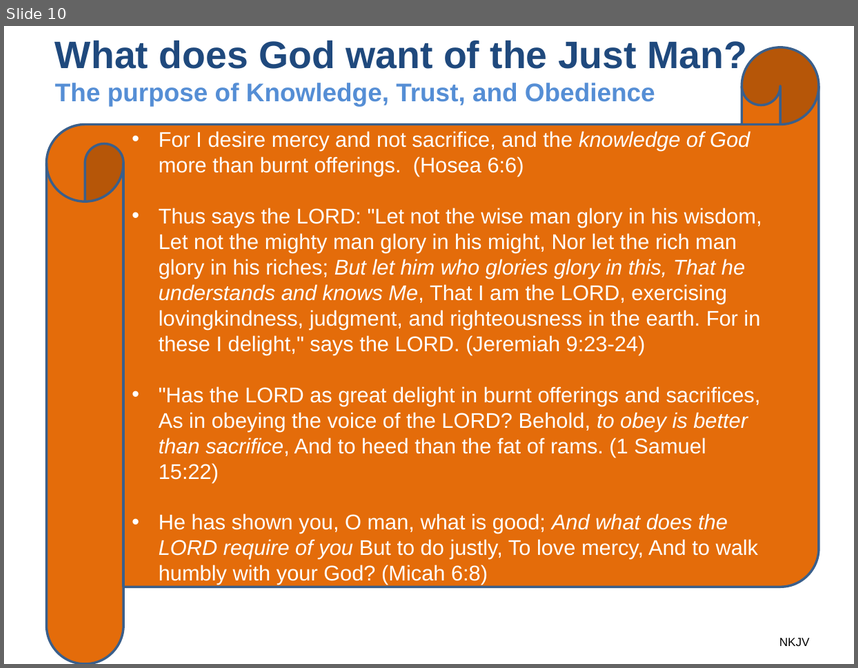
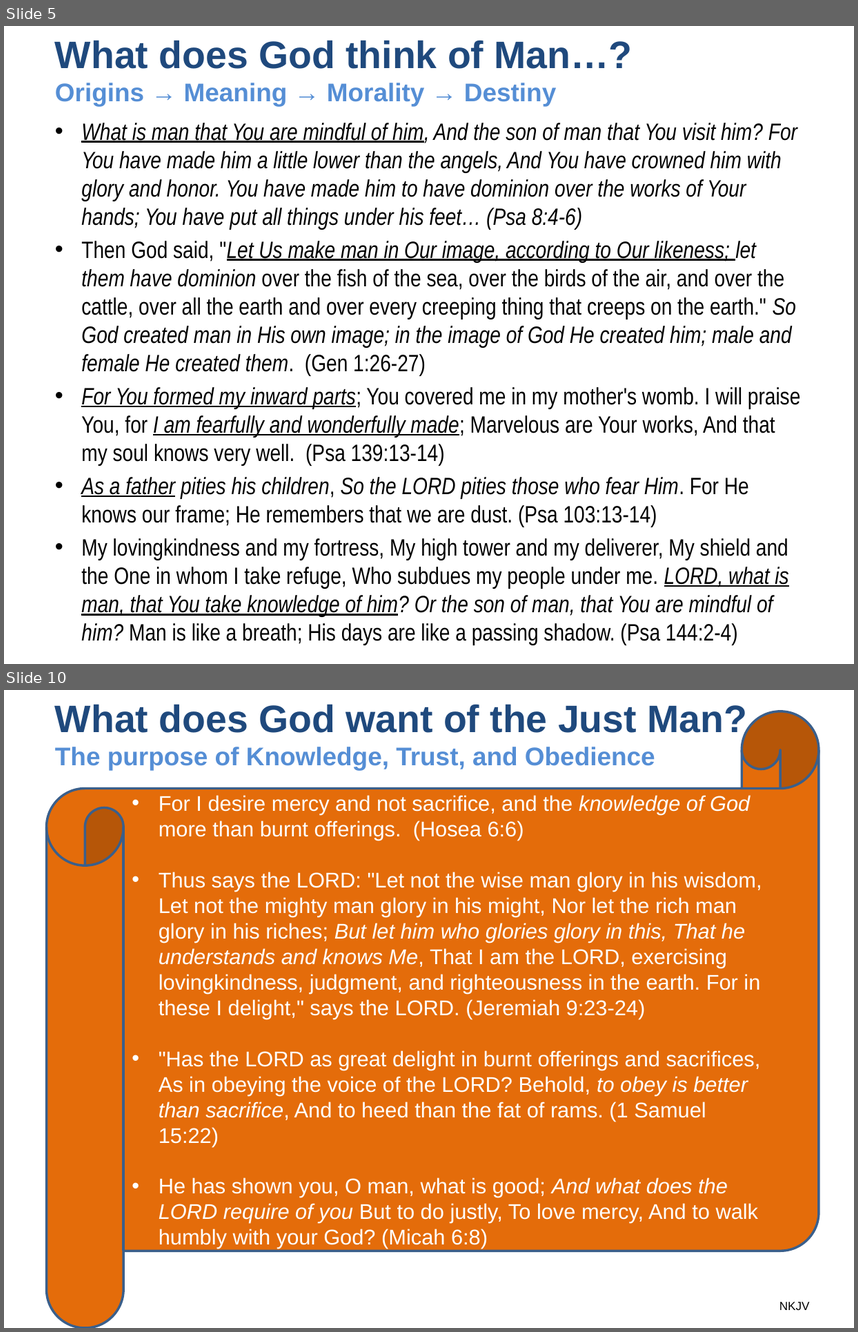
Before and after one commit to UsefulEngines/EvangelismPublic, a slide deck: 2024-Q4/2024-11-03/2024-11-03-Psalms.pptx. Shown one above the other, each under a label of ours: slide 10 before the commit, slides 5 and 10 after it; the slides between them are not shown. The pictures are 858x668 and 858x1332 pixels, drawn with LibreOffice and Linux fonts; fonts in the diff are those of the drawing. Boxes give left, top, right and bottom in pixels: in the first picture for what was removed or moved away, otherwise in the second. Text is boxed around its words. In the diff, an @@ line names an element or a change of style, - is before the commit and + after.

```diff
--- a/2024-Q4/2024-11-03/2024-11-03-Psalms.pptx
+++ b/2024-Q4/2024-11-03/2024-11-03-Psalms.pptx
@@ slide 5 added at [4,26,854,664], background #FFFFFF @@
@@ title added at [55,40,633,106], 21.6 pt, text #558ED5, bold @@
+What does God think of Man…?
+Origins → Meaning → Morality → Destiny
@@ text added at [81,123,800,645], 20 pt, text #000000, italic @@
+• What is man that You are mindful of him, And the son of man that You visit him? For You have made him a little lower than the angels, And You have crowned him with glory and honor. You have made him to have dominion over the works of Your hands; You have put all things under his feet… (Psa 8:4-6)
+• Then God said, "Let Us make man in Our image, according to Our likeness; let them have dominion over the fish of the sea, over the birds of the air, and over the cattle, over all the earth and over every creeping thing that creeps on the earth." So God created man in His own image; in the image of God He created him; male and female He created them. (Gen 1:26-27)
+• For You formed my inward parts; You covered me in my mother's womb. I will praise You, for I am fearfully and wonderfully made; Marvelous are Your works, And that my soul knows very well. (Psa 139:13-14)
+• As a father pities his children, So the LORD pities those who fear Him. For He knows our frame; He remembers that we are dust. (Psa 103:13-14)
+• My lovingkindness and my fortress, My high tower and my deliverer, My shield and the One in whom I take refuge, Who subdues my people under me. LORD, what is man, that You take knowledge of him? Or the son of man, that You are mindful of him? Man is like a breath; His days are like a passing shadow. (Psa 144:2-4)
```
Also in this commit, not shown: 4 slides changed, 2 other slides added, 3 slides removed, 1 other file.
